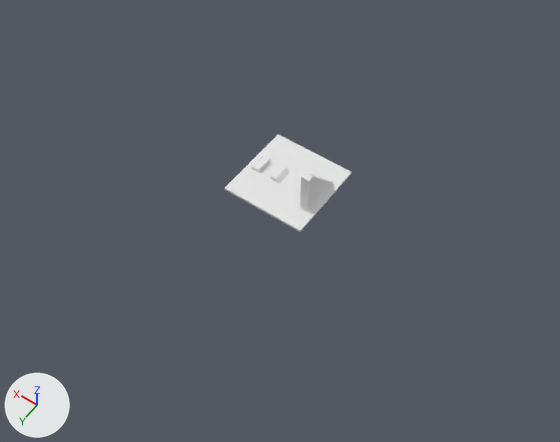
Before and after pictures for a commit that changed the Blender file assets/gym.blend.
Both versions are drawn from a 50 mm lens placed at (-127.0, 185.0, 257.0), pointed at (-8.0, 17.0, -5.0). Lighting does not change. The marker at lower left points along +X, +Y and +Z. The picture after the commit comes second.

The first picture shows 'Cube', 'floor', 'ramp', 'ramp.001'.
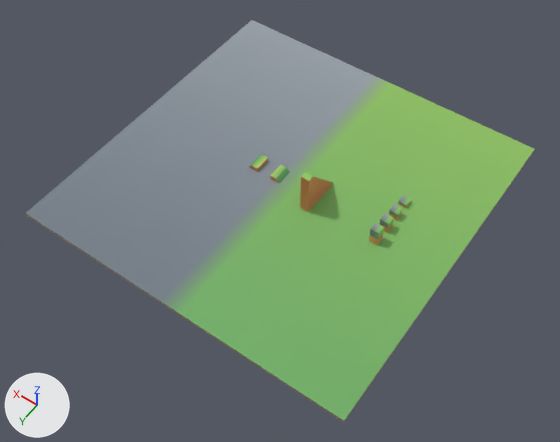
Where the newer file only moved an object's origin or applied its transform, the numbers keep the older frame.

Diff of the bpy script that builds the scene:
```diff
--- a/assets/gym.blend.py
+++ b/assets/gym.blend.py
@@ me_cube @@
-me_cube.from_pydata(...)  # 8 vertices, 6 faces; spans x -20.0..20.0, y -20.0..20.0, z -1.0..0.0
-me_cube.materials.append(mat_material)  # white #e7e7e7
+me_cube.from_pydata(...)  # 8 vertices, 6 faces; spans x -80.0..80.0, y -80.0..80.0, z -1.0..0.0
+# me_cube part 1: the whole mesh is scaled about its middle by (4, 4, 1)
+me_cube.materials.append(mat_primary)  # picture img_basic_gradient_png
@@ me_cube_001 @@
 me_cube_001.from_pydata(...)  # 10 vertices, 9 faces; spans x 2.0..7.0, y -4.0..4.0, z 0.0..2.0
+me_cube_001.materials.append(mat_primary)  # picture img_basic_gradient_png
@@ me_cube_002 @@
 # used by ob_ramp_001; location = (20.0, 0.0, 0.0); rotation_euler = (0.0, 0.0, 3.142), in degrees (0, 0, 180)
-me_cube_002.from_pydata(...)  # 10 vertices, 9 faces; spans x 2.0..7.0, y -4.0..4.0, z 0.0..2.0
+me_cube_002.from_pydata(...)  # 10 vertices, 9 faces; spans x 1.0..6.0, y -4.0..4.0, z 0.0..2.0
+# edits to the shape of me_cube_002 do not show in these pictures
+me_cube_002.materials.append(mat_primary)  # picture img_basic_gradient_png
@@ me_cube_003 @@
 me_cube_003.from_pydata(...)  # 10 vertices, 9 faces; spans x -17.0..-13.0, y -10.0..10.0, z 0.0..20.0
+me_cube_003.materials.append(mat_primary)  # picture img_basic_gradient_png
@@ ob_cube_004 @@
+ob_cube_004 = bpy.data.objects.new('Cube.004', me_cube_007)  # a box spanning x -50.0..-46.0, y -20.0..-16.0, z 0.0..8.0; in mat_primary (picture img_basic_gradient_png)
+ob_cube_004.location = (0.0, 24.0, 0.0)
@@ ob_cube_003 @@
+ob_cube_003 = bpy.data.objects.new('Cube.003', me_cube_006)  # a box spanning x -50.0..-46.0, y -20.0..-16.0, z 0.0..6.0; in mat_primary (picture img_basic_gradient_png)
+ob_cube_003.location = (0.0, 16.0, 0.0)
@@ ob_cube_002 @@
+ob_cube_002 = bpy.data.objects.new('Cube.002', me_cube_005)  # a box spanning x -50.0..-46.0, y -20.0..-16.0, z 0.0..4.0; in mat_primary (picture img_basic_gradient_png)
+ob_cube_002.location = (0.0, 8.0, 0.0)
@@ ob_cube_001 @@
+ob_cube_001 = bpy.data.objects.new('Cube.001', me_cube_004)  # a box spanning x -50.0..-46.0, y -20.0..-16.0, z 0.0..2.0; in mat_primary (picture img_basic_gradient_png)
+ob_cube_001.location = (0.0, 0.0, 0.0)
```

Changed parts and their boxes [x1, y1, x2, y2] in the pictures (560 x 442 px):
'floor', recoloured, rescaled (darker, 295% wider, 307% taller): before [224, 134, 352, 232]; after [26, 20, 534, 422]
'Cube', recoloured (white to brown): [300, 172, 333, 212] in both
'Cube.004', added: after [369, 223, 384, 245]
'ramp', recoloured (white to green): [270, 165, 290, 183] in both
'ramp.001', recoloured: [250, 156, 268, 172] in both
'Cube.003', added: after [379, 213, 393, 232]
'Cube.002', added: after [389, 204, 403, 220]
'Cube.001', added: after [398, 195, 412, 208]
